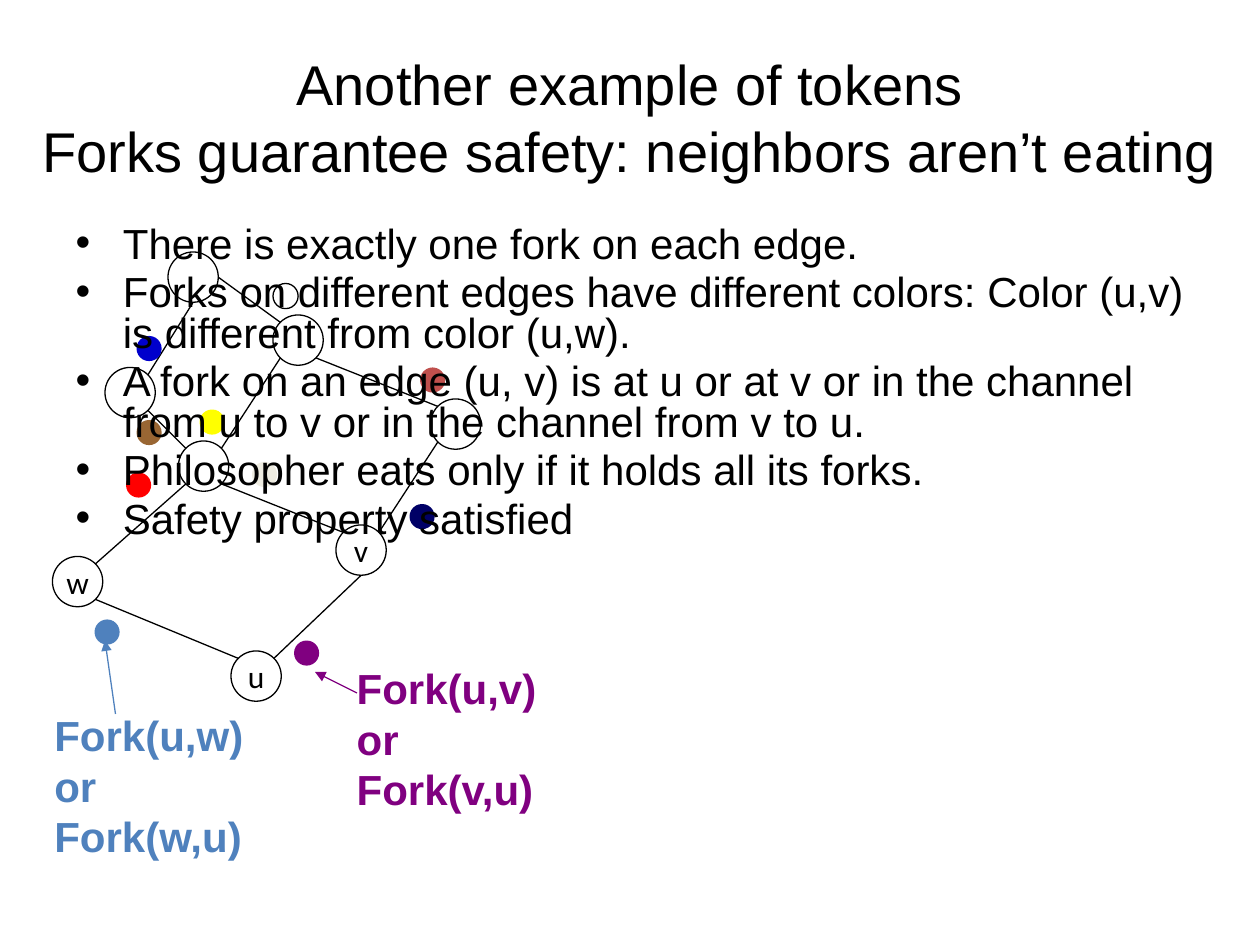
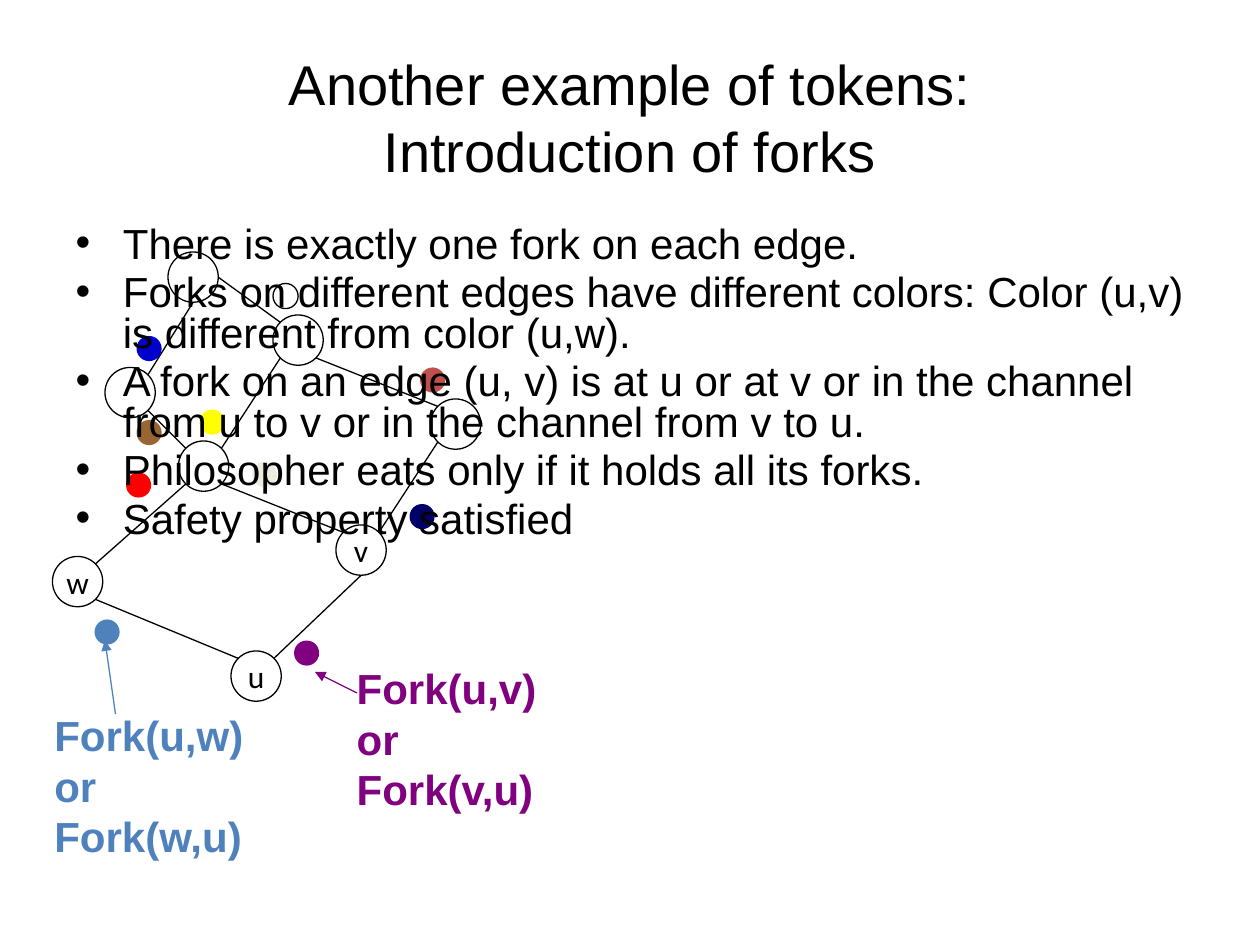
Before and after one commit to kmchandy/kmchandy.github.io, a slide deck: slide 7 of DiningPhilosophers/DiningPhilosophers.pptx (slide 8 before the commit). Drawn at 1260x945 pixels with LibreOffice and Linux fonts; fonts in the diff are those of the drawing. Boxes give left, top, right and bottom in pixels: in the first picture for what was removed or moved away, otherwise in the second. Text is boxed around its words. In the diff, an @@ line names an element or a change of style, - is before the commit and + after.

```diff
--- a/DiningPhilosophers/DiningPhilosophers.pptx
+++ b/DiningPhilosophers/DiningPhilosophers.pptx
@@ title at (289,64,970,173): text changed @@
-Another example of tokens
-Forks guarantee safety: neighbors aren’t eating
+Another example of tokens:
+Introduction of forks
```
Also in this commit, not shown: 11 other slides changed, 3 slides added, 6 slides removed, 29 other files.
